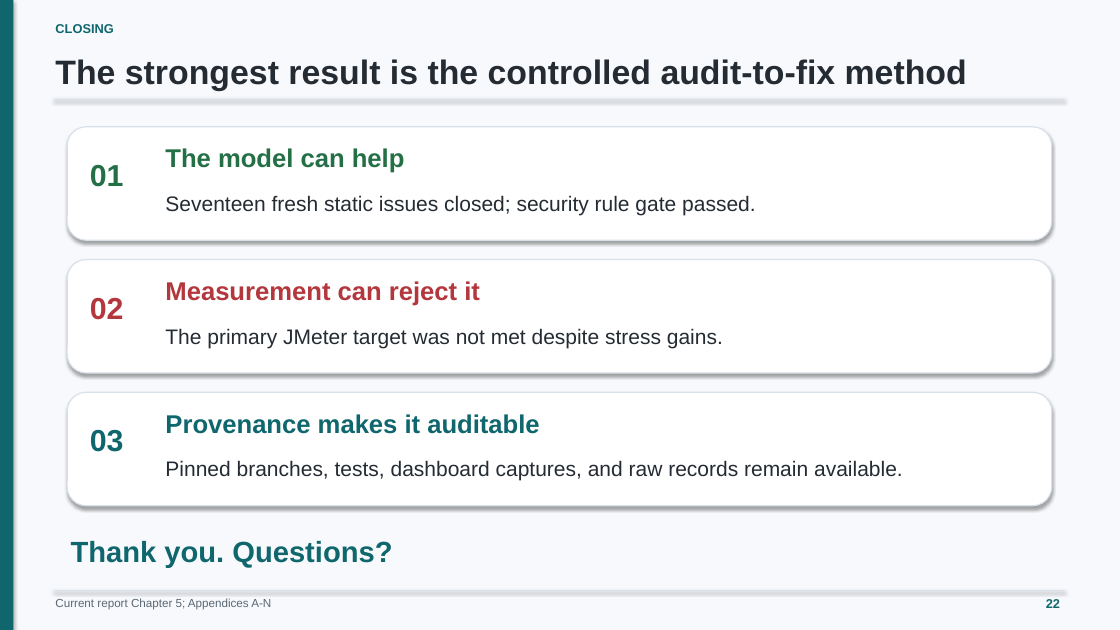
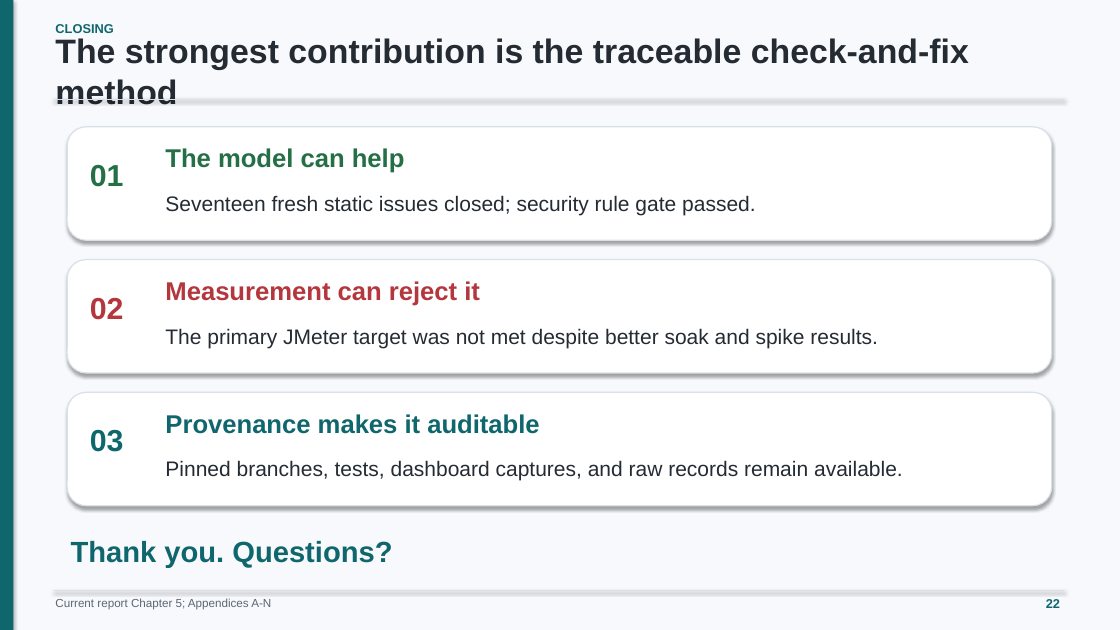
Before and after one commit to minatozaki98/financial-accounting, a slide deck: slide 22 of Document/outputs/final-defense/G6519692_Zaw_Ye_Htut_Ko_Final_Thesis_Defense.pptx. Drawn at 1120x630 pixels with LibreOffice and Linux fonts; fonts in the diff are those of the drawing. Boxes give left, top, right and bottom in pixels: in the first picture for what was removed or moved away, otherwise in the second. Text is boxed around its words. In the diff, an @@ line names an element or a change of style, - is before the commit and + after.

```diff
--- a/Document/outputs/final-defense/G6519692_Zaw_Ye_Htut_Ko_Final_Thesis_Defense.pptx
+++ b/Document/outputs/final-defense/G6519692_Zaw_Ye_Htut_Ko_Final_Thesis_Defense.pptx
@@ text at (55, 38, 969, 105): text changed @@
-The strongest result is the controlled audit-to-fix method
+The strongest contribution is the traceable check-and-fix method
@@ text at (165, 328, 878, 348): text changed @@
-The primary JMeter target was not met despite stress gains.
+The primary JMeter target was not met despite better soak and spike results.
```
Also in this commit, not shown: 22 other slides changed, 2 other files.
